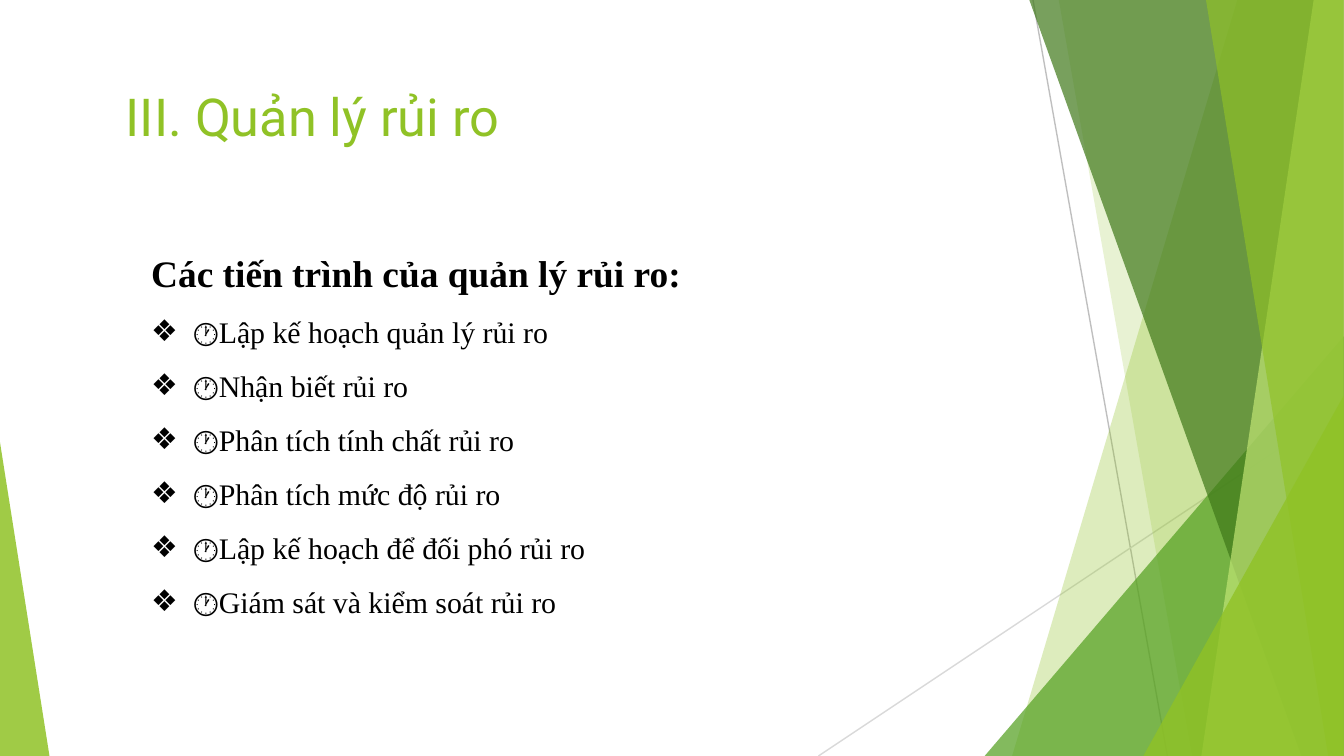
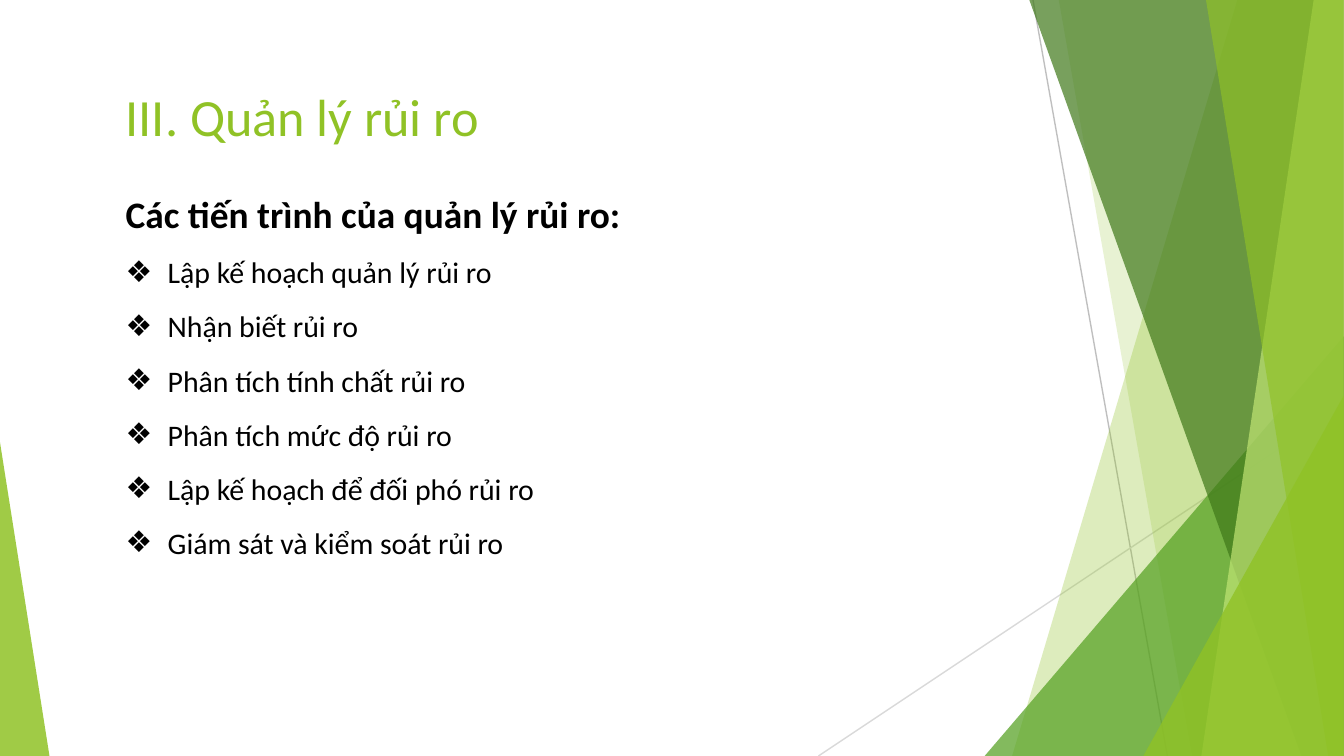
Before and after one commit to EdgarIgnite16/MSP-Project, a slide deck: slide 21 of Report/Nhom9_SingedShop_FinalUltimateVersion.pptx (slide 23 before the commit). Drawn at 1344x756 pixels with LibreOffice and Linux fonts; fonts in the diff are those of the drawing. Boxes give left, top, right and bottom in pixels: in the first picture for what was removed or moved away, otherwise in the second. Text is boxed around its words. In the diff, an @@ line names an element or a change of style, - is before the commit and + after.

```diff
--- a/Report/Nhom9_SingedShop_FinalUltimateVersion.pptx
+++ b/Report/Nhom9_SingedShop_FinalUltimateVersion.pptx
@@ title "III. Quản lý rủi ro" at [126,99,479,145]: font Roboto to Calibri @@
@@ text "Các tiến trình của quản ...": place and size @@
-text "Các tiến trình của quản ..." at [151,259,681,614]
+text "Các tiến trình của quản ..." at [126,200,620,555]
@@ text at [126,200,620,234]: font Times New Roman to Calibri in "Các tiến trình của quản lý rủi ..." @@
@@ text at [168,260,534,555]: text changed; font Times New Roman to Calibri @@
-❖ 🕐Lập kế hoạch quản lý rủi ro
-❖ 🕐Nhận biết rủi ro
-❖ 🕐Phân tích tính chất rủi ro
-❖ 🕐Phân tích mức độ rủi ro
-❖ 🕐Lập kế hoạch để đối phó rủi ro
-❖ 🕐Giám sát và kiểm soát rủi ro
+❖ Lập kế hoạch quản lý rủi ro
+❖ Nhận biết rủi ro
+❖ Phân tích tính chất rủi ro
+❖ Phân tích mức độ rủi ro
+❖ Lập kế hoạch để đối phó rủi ro
+❖ Giám sát và kiểm soát rủi ro
```
Also in this commit, not shown: 17 other slides changed, 1 slide added, 3 slides removed, 6 other files.
